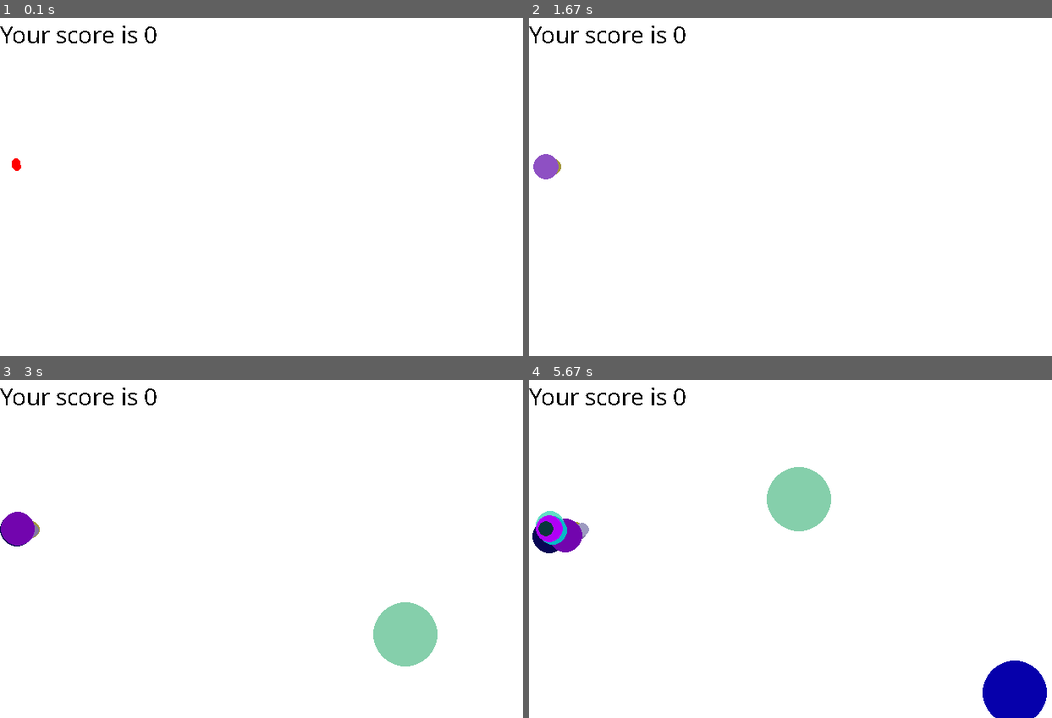
Above: before the commit, frames 1-4 (two rows, left to right).
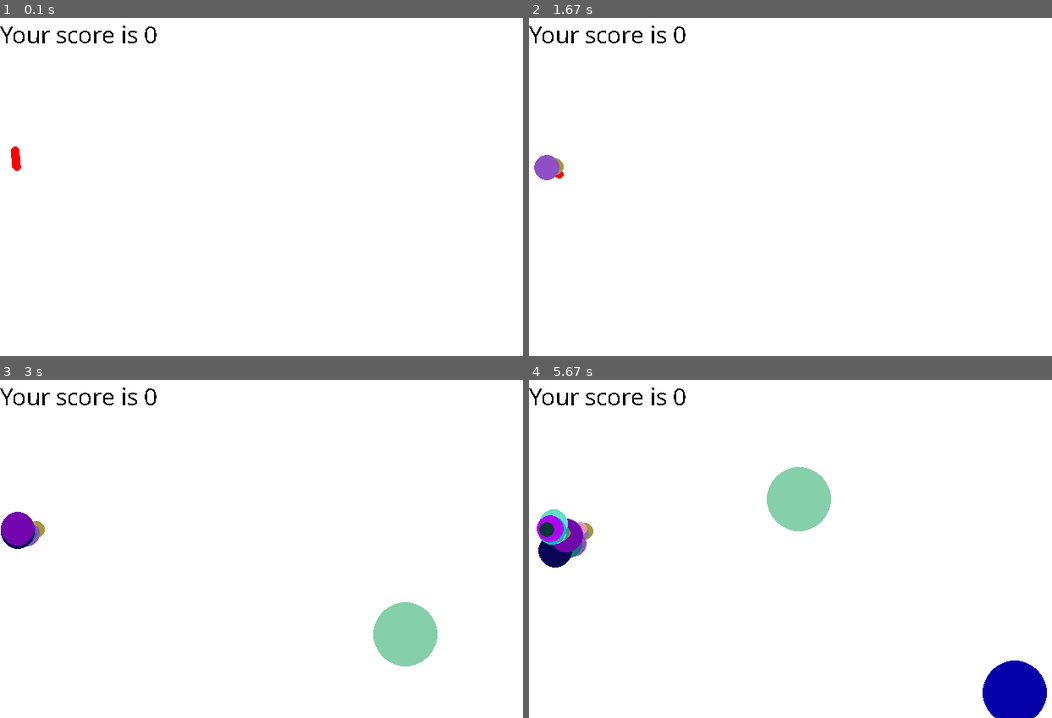
Above: after the commit, the same moments.

Repository: RShveda/pygame-practice
Game: pygame game, started from cannon/cannon.py
Two runs of this game, one before a commit and one after it. Both use one fixed random seed, a clock stepped at 60 frames per second and the inputs below.
Inputs (mouse positions are in pixels of both pictures, inside the frame that each line leads up to):
- Up to frame 1 (0.1 s): no input
- Up to frame 2 (1.67 s): click (800, 187) at 0.38 s; click (853, 210) at 0.72 s; click (785, 170) at 1.05 s; click (696, 254) at 1.38 s
- Up to frame 3 (3 s): click (439, 542) at 1.72 s; click (120, 603) at 2.05 s; click (62, 643) at 2.38 s; click (313, 633) at 2.72 s
- Up to frame 4 (5.67 s): click (753, 582) at 3.05 s; click (612, 447) at 3.38 s; click (685, 562) at 3.72 s; click (811, 670) at 4.05 s; click (722, 427) at 4.38 s; click (884, 623) at 4.72 s; click (832, 576) at 5.05 s; click (607, 576) at 5.38 s

The runs differ from the first frame. In frame 1, less than 0.1% of the frame differs, in the area x 2-4%, y 38-43%; in frame 2, less than 0.1%; in frame 3, 0.2%; in frame 4, 0.6%, in the area x 0-13%, y 38-56%.

Commit message:
Cannon. Improved aiming functionality.

Diff:
--- a/cannon/cannon.py
+++ b/cannon/cannon.py
@@ -138,6 +138,7 @@
         self._position = ()
         self._size = ()
         self._direction = ()
+        self._aim = ()
         self._color = ()
         self._speed = 0
         self._radius = 0
@@ -194,9 +195,10 @@
         self._direction = (self._position[0], self._position[1]+1)
         super().on_init()
         self._color = (255, 0, 0)
+        self._aim = (self.app.width/2, self.app.height/2)
 
     def load(self):
-        self._load += 3
+        self._load += 0.3
 
     def is_loaded(self):
         return self._load
@@ -206,15 +208,16 @@
 
     def fire(self):
         """ returns bullet start position, direction, and loaded force """
-        return self._position, self._direction, self._load
+        return self._position, self._aim, self._load
 
     def set_aim(self, mouse_coords):
-        aim = mouse_coords
-        self._direction = (aim[0] - self._position[0]) / 4000, (aim[1] - self._position[1]) / 4000
-
-    def draw(self, surface):
-        for i in range((self._load+10)*10):
-            position = self._position[0] + self._direction[0]*i, self._position[1] + self._direction[1]*i
+        distance = [mouse_coords[0] - self._position[0], mouse_coords[1] - self._position[1]]
+        norm = (distance[0] ** 2 + distance[1] ** 2) ** 0.5
+        self._aim = (distance[0] / norm, distance[1] / norm)
+
+    def draw(self, surface):
+        for i in range(int(self._load+10)*2):
+            position = self._position[0] + self._aim[0]*i, self._position[1] + self._aim[1]*i
             circle(surface, self._color, position, self._radius)
 
 
